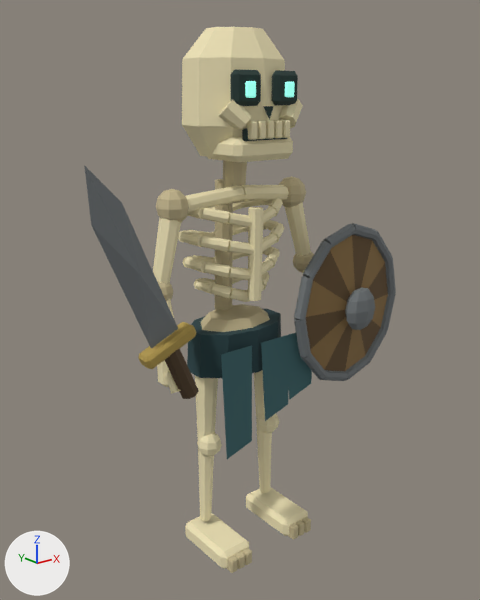
One commit to the glTF model blender/reference/skeleton.glb: the scene before it, then after it.
Before and after are seen from a 50 mm lens placed at (-1.7, -2.15, 2.0), pointed at (0.0, -0.03, 1.15). Every picture has the same lights, and +X, +Y and +Z are marked at lower left. The older version comes first. Vertices at exactly the same position are counted once.

The first picture shows 'Reference_skeleton'.
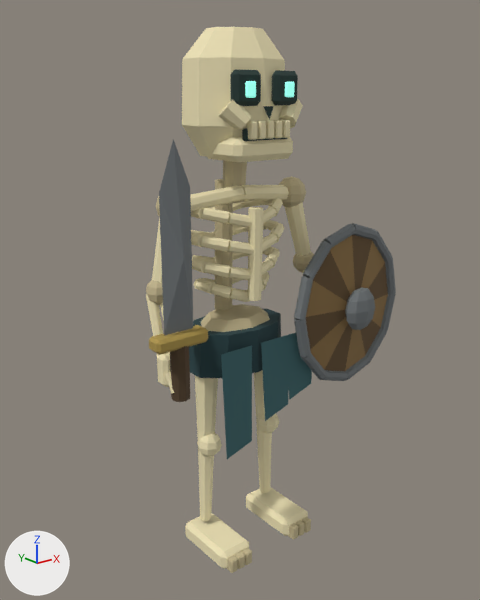
What changed in the scene script:
```text
Change me_angular_ivory_cranium:
    used by ob_reference_skeleton; location = (0.0, 0.0, 0.0)
    remove me_angular_ivory_cranium.from_pydata(...)  # 2154 vertices, 3839 faces; spans x -0.75..0.8, y -0.33..0.2, z 0.02..2.23
    add me_angular_ivory_cranium.from_pydata(...)  # 2154 vertices, 3839 faces; spans x -0.53..0.8, y -0.33..0.2, z 0.02..2.23
    me_angular_ivory_cranium part 1: the loose piece of 16 vertices spanning x -0.5..-0.34, y -0.23..-0.15, z 0.87..1.12 is turned 22.9 degrees about the y axis through its middle
    me_angular_ivory_cranium part 2: the loose piece of 24 vertices spanning x -0.58..-0.36, y -0.23..-0.15, z 1.04..1.18 is turned 22.9 degrees about the y axis through its middle, then moved by (0.05, 0.0, 0.01)
    me_angular_ivory_cranium part 3: the loose piece of 6 vertices spanning x -0.75..-0.42, y -0.24..-0.19, z 1.11..1.78 is turned 22.9 degrees about the y axis through its middle, then moved by (0.19, 0.0, 0.03)
    me_angular_ivory_cranium part 4: 84 of 2154 vertices moved; they spanned x -0.45..-0.25, y -0.07..0.07, z 1.21..1.65 and now span x -0.45..-0.25, y -0.07..0.07, z 1.21..1.65; mean shift (0.0, 0.0, 0.0); largest move (-0.33, -0.02, 1.52) -> (-0.33, -0.02, 1.64)
    other edits to the shape of me_angular_ivory_cranium do not show in these pictures
```

Changed parts and their boxes (x1, y1, x2, y2) in the pictures (480 x 600 px; the box of a moved part takes in the faces that stretch with it):
'Reference_skeleton', reshaped (20% narrower)
    before: (84, 27, 396, 573)
    after: (146, 27, 396, 573)
part 1 of me_angular_ivory_cranium, moved or reshaped
    before: (165, 349, 199, 399)
    after: (170, 346, 190, 402)
part 2 of me_angular_ivory_cranium, moved or reshaped
    before: (138, 322, 196, 369)
    after: (149, 325, 208, 355)
part 3 of me_angular_ivory_cranium, moved or reshaped
    before: (84, 165, 178, 349)
    after: (159, 139, 193, 336)
part 4 of me_angular_ivory_cranium, moved or reshaped
    before: (156, 189, 189, 301)
    after: (146, 196, 163, 305)
